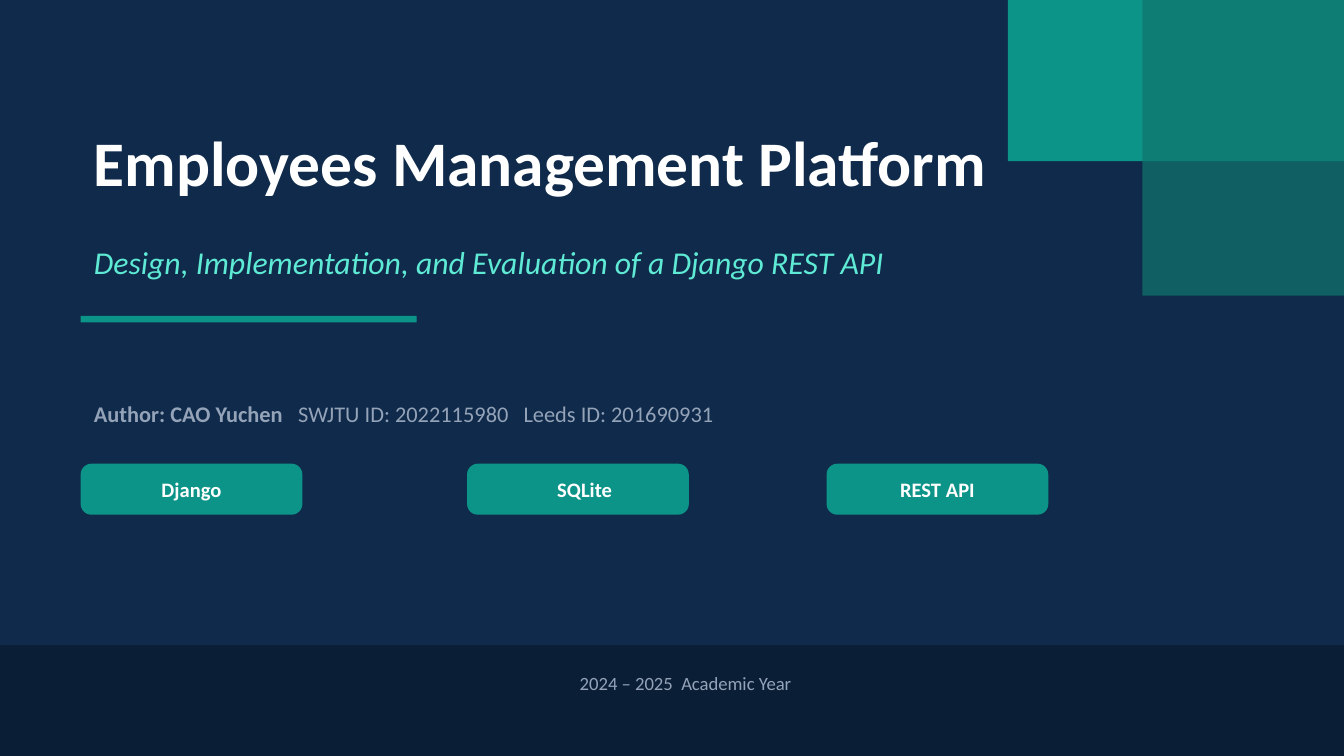
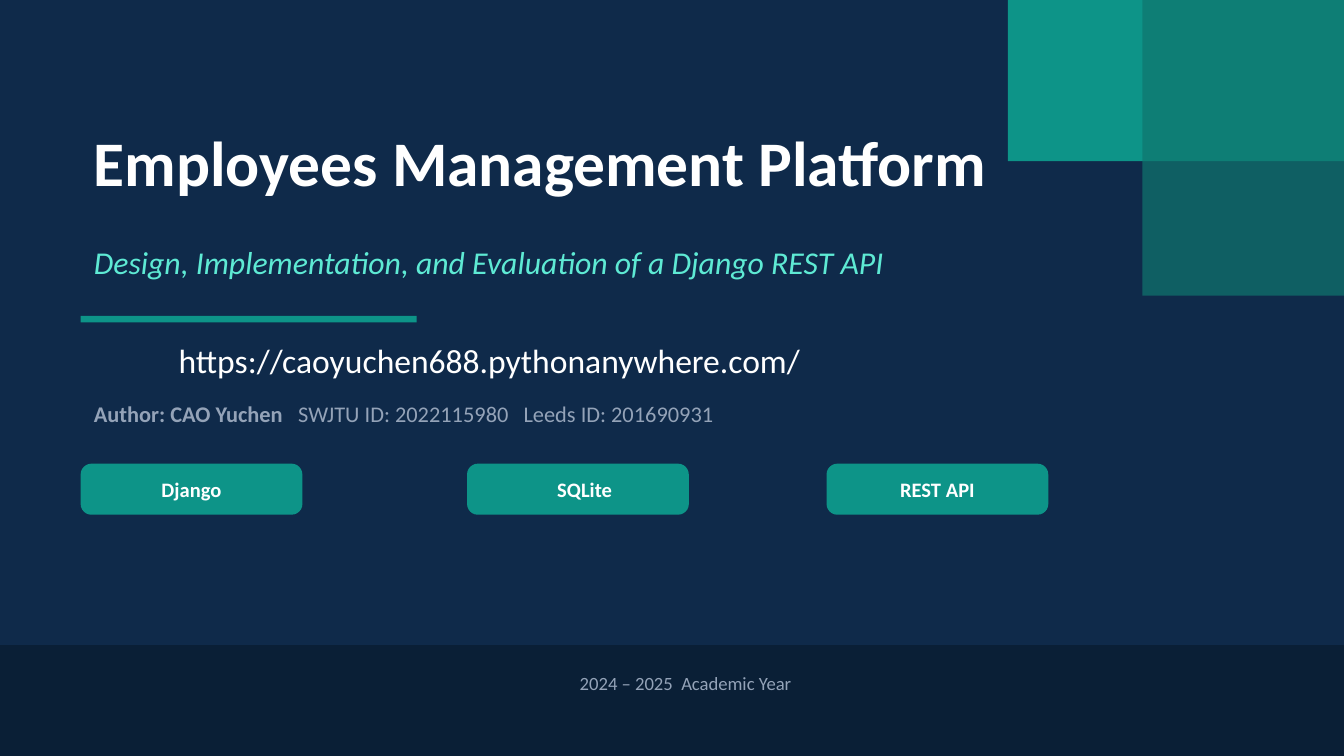
Before and after one commit to xiaochenchenc/XJCO3011_cw1, a slide deck: slide 1 of cw1/cw1 pre.pptx. Drawn at 1344x756 pixels with LibreOffice and Linux fonts; fonts in the diff are those of the drawing. Boxes give left, top, right and bottom in pixels: in the first picture for what was removed or moved away, otherwise in the second. Text is boxed around its words. In the diff, an @@ line names an element or a change of style, - is before the commit and + after.

```diff
--- a/cw1/cw1 pre.pptx
+++ b/cw1/cw1 pre.pptx
@@ text added at (x1=179, y1=349, x2=800, y2=379), 18 pt, text #FFFFFF @@
+https://caoyuchen688.pythonanywhere.com/
```
Also in this commit, not shown: 9 other files.
